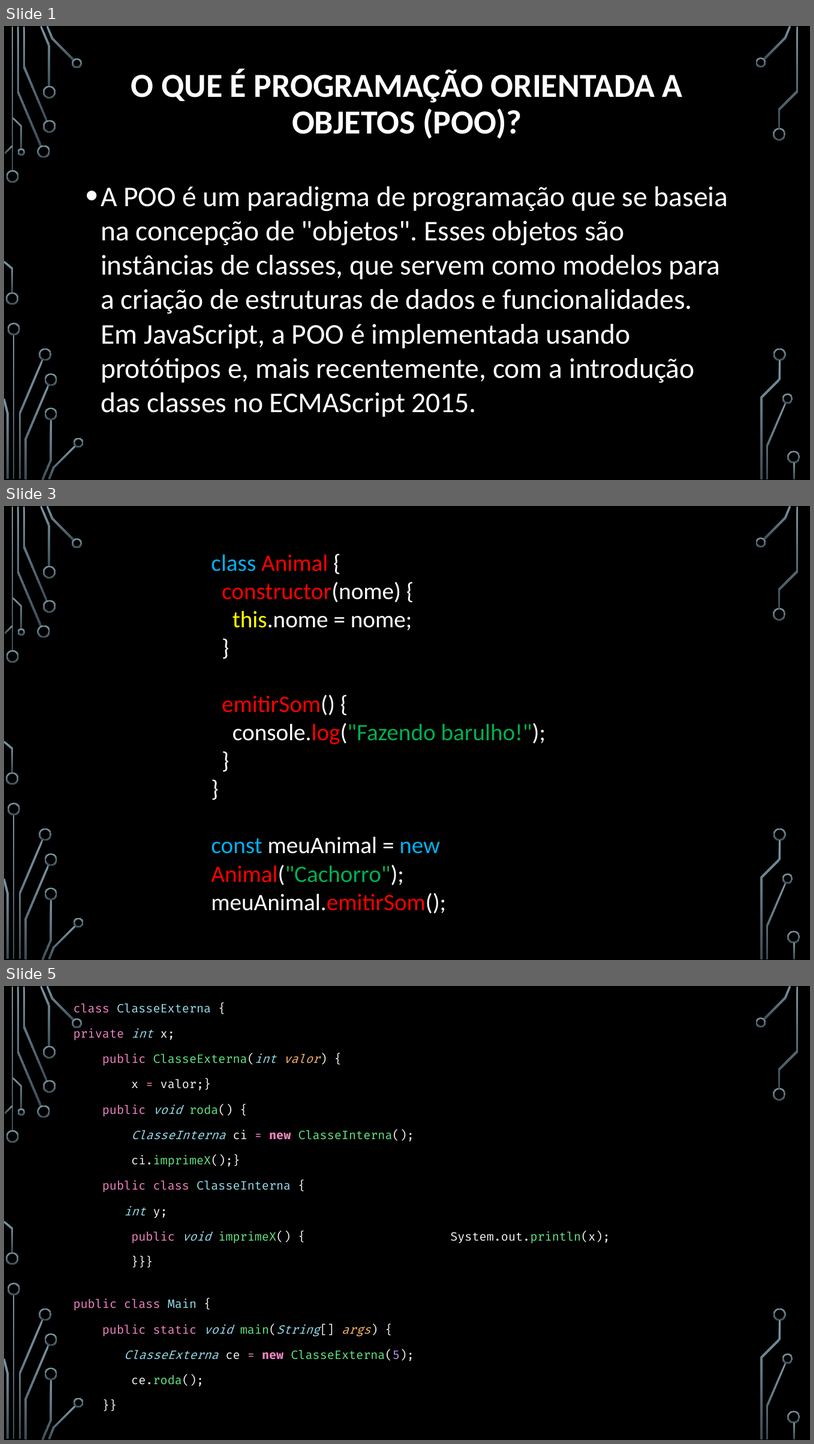
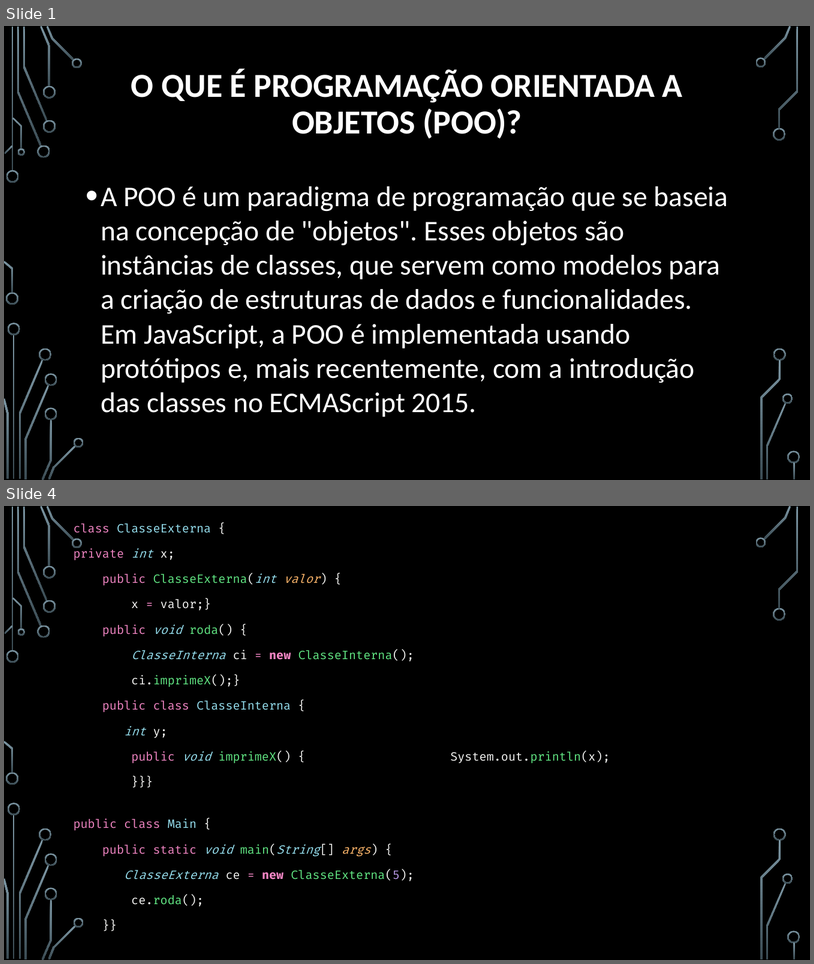
Before and after one commit to JMarques12/Senai2023, a slide deck: FPOO/aula 18/Programação Orientada a Objetos POO.pptx. Shown one above the other, each under a label of ours: slides 1, 3 and 5 before the commit, slides 1 and 4 after it; the slides between them are not shown. The pictures are 814x1444 and 814x964 pixels, drawn with LibreOffice and Linux fonts; fonts in the diff are those of the drawing; background and template pictures are left out. Boxes give left, top, right and bottom in pixels: in the first picture for what was removed or moved away, otherwise in the second. Text is boxed around its words. In the diff, an @@ line names an element or a change of style, - is before the commit and + after.

```diff
--- a/FPOO/aula 18/Programação Orientada a Objetos POO.pptx
+++ b/FPOO/aula 18/Programação Orientada a Objetos POO.pptx
@@ slide 3 removed at box(4, 506, 810, 960), background picture (left out); not listed: 36 template elements that a slide beside it also shows @@
@@ text removed at box(211, 554, 546, 913) @@
-class Animal {
-constructor(nome) {
-this.nome = nome;
-}
-emitirSom() {
-console.log("Fazendo barulho!");
-}
-}
-const meuAnimal = new Animal("Cachorro");
-meuAnimal.emitirSom();
@@ what was slide 5 is now slide 4 @@
```
Also in this commit, not shown: 3 slides changed.
